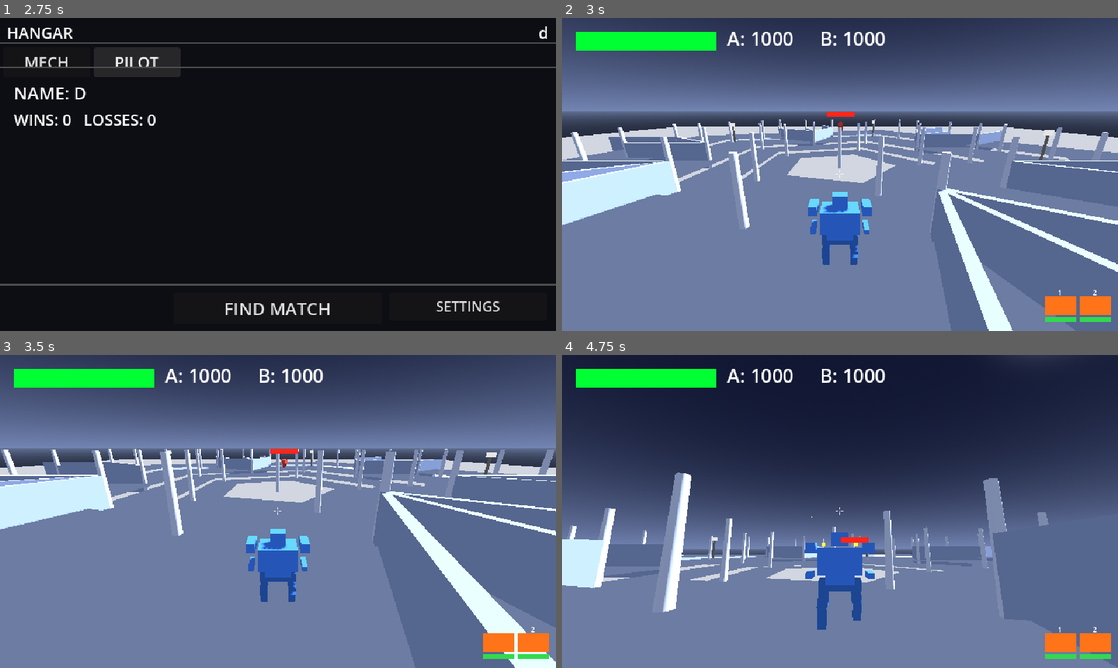
Above: before the commit, frames 1-4 (two rows, left to right).
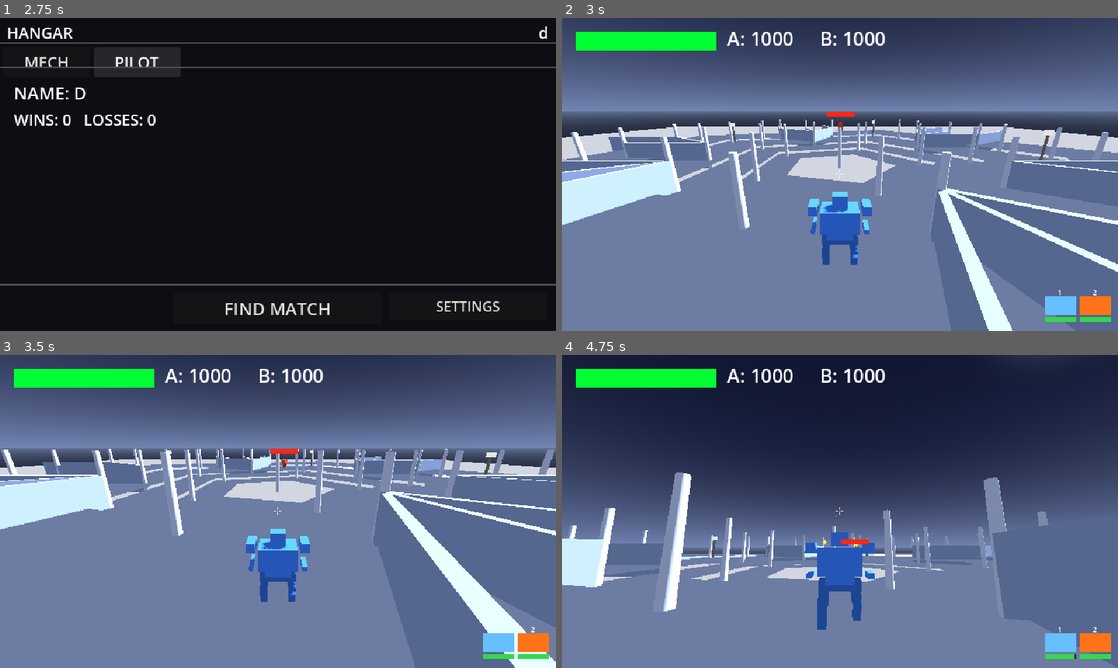
Above: after the commit, the same moments.

Repository: jonathandaley/Hardpoint
Game: Godot game, scene res://scenes/ui/TitleScreen.tscn
Two runs of this game, one before a commit and one after it. Both use one fixed random seed, a clock stepped at 60 frames per second and the inputs below.
Inputs (mouse positions are in pixels of both pictures, inside the frame that each line leads up to):
- Up to frame 1 (2.75 s): tap Enter (ui_accept) at 0.5, 0.77 s; move the mouse to (400, 158) at 0.52 s; press the mouse at (400, 158) at 0.53 s; hold D (move_right) 0.53-1.25 s; release the mouse at (400, 158) at 1.25 s; click "MECH" at 1.25 s; click "PILOT" at 2 s
- Up to frame 2 (3 s): click "FIND MATCH" at 2.75 s
- Up to frame 3 (3.5 s): no input
- Up to frame 4 (4.75 s): move the mouse to (812, 511) at 3.52 s; hold W (move_forward) from 3.53 s (still down); right-click (812, 511) at 3.6 s; tap Enter (ui_accept) at 3.77 s; move the mouse to (851, 505) at 4.27 s; press the mouse at (851, 505) at 4.28 s

Frame 1 is identical in both runs. In frame 2, 0.4% of the frame differs, in the area x 44-93%, y 34-95%; in frame 3, 0.4%; in frame 4, 1.1%, in the area x 0-93%, y 37-98%.

Commit message:
Phase 4a: add Rifle weapon (Light and Heavy variants)
Rifle.gd extends ProjectileGun with a named class. RifleLight and
RifleHeavy .tscn files configure REFILLING magazine, distinct stats,
and longer barrel mesh. Mech.tscn HardpointLeft swapped to RifleLight
for testing. WeaponHUD colors Rifle slots blue.

Co-Authored-By: Claude Sonnet 4.6 <noreply@anthropic.com>

Diff:
--- a/scenes/mech/Mech.tscn
+++ b/scenes/mech/Mech.tscn
@@ -1,7 +1,8 @@
-[gd_scene load_steps=20 format=3]
+[gd_scene load_steps=21 format=3]
 
 [ext_resource type="Script" path="res://scripts/Mech.gd" id="1"]
 [ext_resource type="Script" path="res://scripts/BipedLegs.gd" id="2"]
+[ext_resource type="PackedScene" path="res://scenes/weapons/RifleLight.tscn" id="7"]
 [ext_resource type="PackedScene" path="res://scenes/weapons/ProjectileGun.tscn" id="8"]
 [ext_resource type="Script" path="res://scripts/PhysicalShield.gd" id="17"]
 [ext_resource type="Script" path="res://scripts/EnergyShield.gd" id="21"]
@@ -151,10 +152,7 @@
 [node name="HardpointLeft" type="Node3D" parent="Torso"]
 position = Vector3(-0.7, 1.1, 0.2)
 
-[node name="ProjectileGun" parent="Torso/HardpointLeft" instance=ExtResource("8")]
-damage = 50.0
-fire_rate = 1.0
-projectile_speed = 35.0
+[node name="RifleLight" parent="Torso/HardpointLeft" instance=ExtResource("7")]
 
 [node name="HardpointRight" type="Node3D" parent="Torso"]
 position = Vector3(0.7, 1.1, 0.2)
--- /dev/null
+++ b/scenes/weapons/RifleHeavy.tscn
@@ -0,0 +1,26 @@
+[gd_scene load_steps=4 format=3]
+
+[ext_resource type="Script" path="res://scripts/Rifle.gd" id="1"]
+
+[sub_resource type="BoxMesh" id="2"]
+size = Vector3(0.16, 0.16, 0.65)
+
+[sub_resource type="StandardMaterial3D" id="3"]
+albedo_color = Color(0.15, 0.15, 0.2, 1)
+shading_mode = 0
+
+[node name="RifleHeavy" type="Node3D"]
+script = ExtResource("1")
+damage = 40.0
+fire_rate = 1.5
+range = 100.0
+max_ammo = 12
+magazine_type = 1
+refill_rate = 3.0
+projectile_speed = 55.0
+shake_magnitude = 0.03
+
+[node name="GunBody" type="MeshInstance3D" parent="."]
+position = Vector3(0, 0, -0.325)
+mesh = SubResource("2")
+surface_material_override/0 = SubResource("3")
--- /dev/null
+++ b/scenes/weapons/RifleLight.tscn
@@ -0,0 +1,26 @@
+[gd_scene load_steps=4 format=3]
+
+[ext_resource type="Script" path="res://scripts/Rifle.gd" id="1"]
+
+[sub_resource type="BoxMesh" id="2"]
+size = Vector3(0.1, 0.1, 0.7)
+
+[sub_resource type="StandardMaterial3D" id="3"]
+albedo_color = Color(0.25, 0.25, 0.3, 1)
+shading_mode = 0
+
+[node name="RifleLight" type="Node3D"]
+script = ExtResource("1")
+damage = 20.0
+fire_rate = 3.0
+range = 80.0
+max_ammo = 20
+magazine_type = 1
+refill_rate = 6.0
+projectile_speed = 55.0
+shake_magnitude = 0.02
+
+[node name="GunBody" type="MeshInstance3D" parent="."]
+position = Vector3(0, 0, -0.35)
+mesh = SubResource("2")
+surface_material_override/0 = SubResource("3")
--- /dev/null
+++ b/scripts/Rifle.gd
@@ -0,0 +1,4 @@
+class_name Rifle
+extends "res://scripts/ProjectileGun.gd"
+# Straight-projectile rifle with a refilling magazine.
+# Configure via exported params in the .tscn instance.
--- a/scripts/WeaponHUD.gd
+++ b/scripts/WeaponHUD.gd
@@ -89,9 +89,11 @@
 func _weapon_color(weapon: Node) -> Color:
 	var path: String = weapon.get_script().resource_path
 	if "RaycastGun" in path:
-		return Color(1.0, 0.85, 0.2, 1.0)   # yellow — hitscan
+		return Color(1.0, 0.85, 0.2, 1.0)   # yellow - hitscan
+	if "Rifle" in path:
+		return Color(0.4, 0.75, 1.0, 1.0)   # blue - rifle
 	if "ProjectileGun" in path:
-		return Color(1.0, 0.45, 0.1, 1.0)   # orange — projectile
+		return Color(1.0, 0.45, 0.1, 1.0)   # orange - projectile
 	return Color(0.4, 0.4, 0.4, 1.0)
 
 func _process(_delta: float) -> void:
